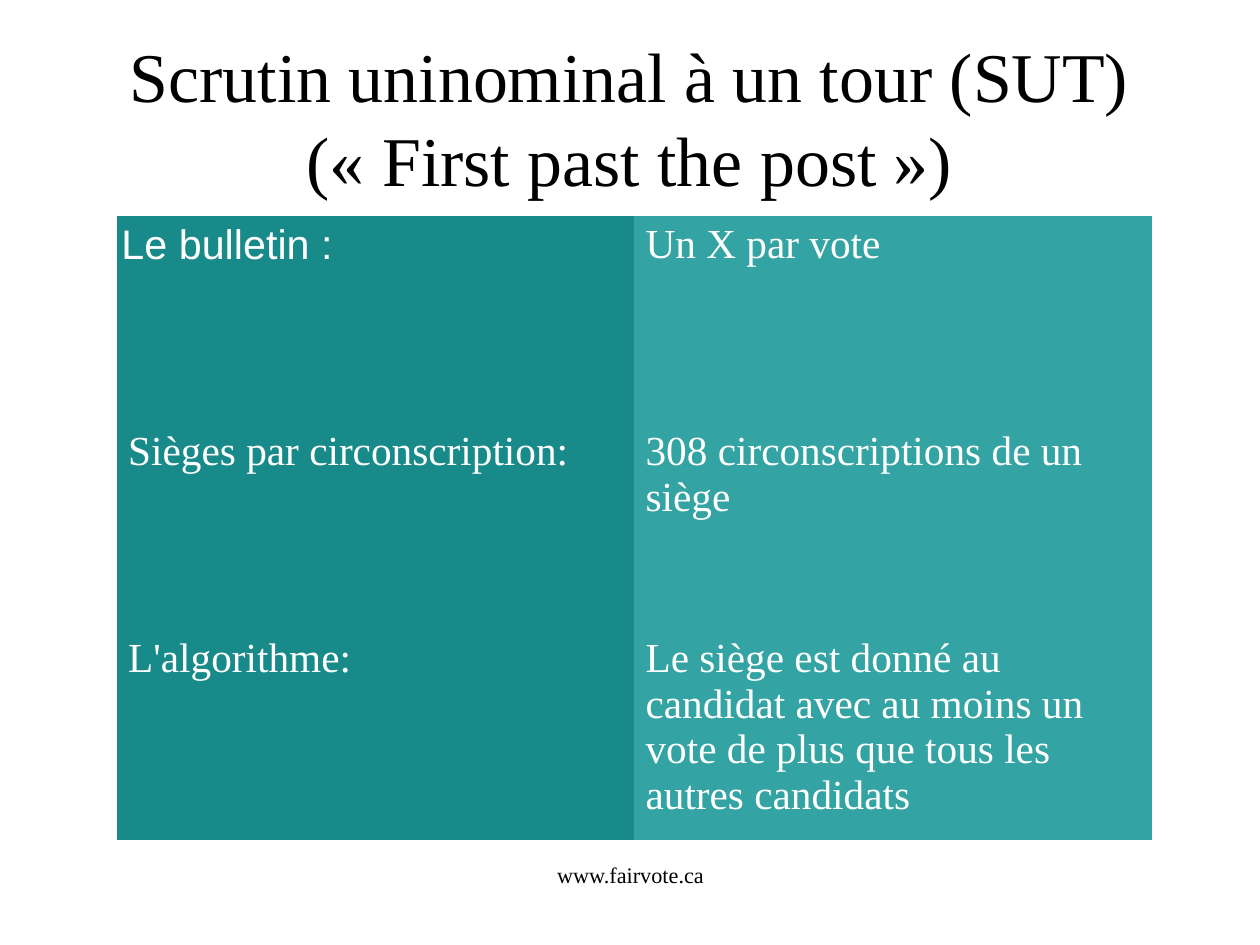
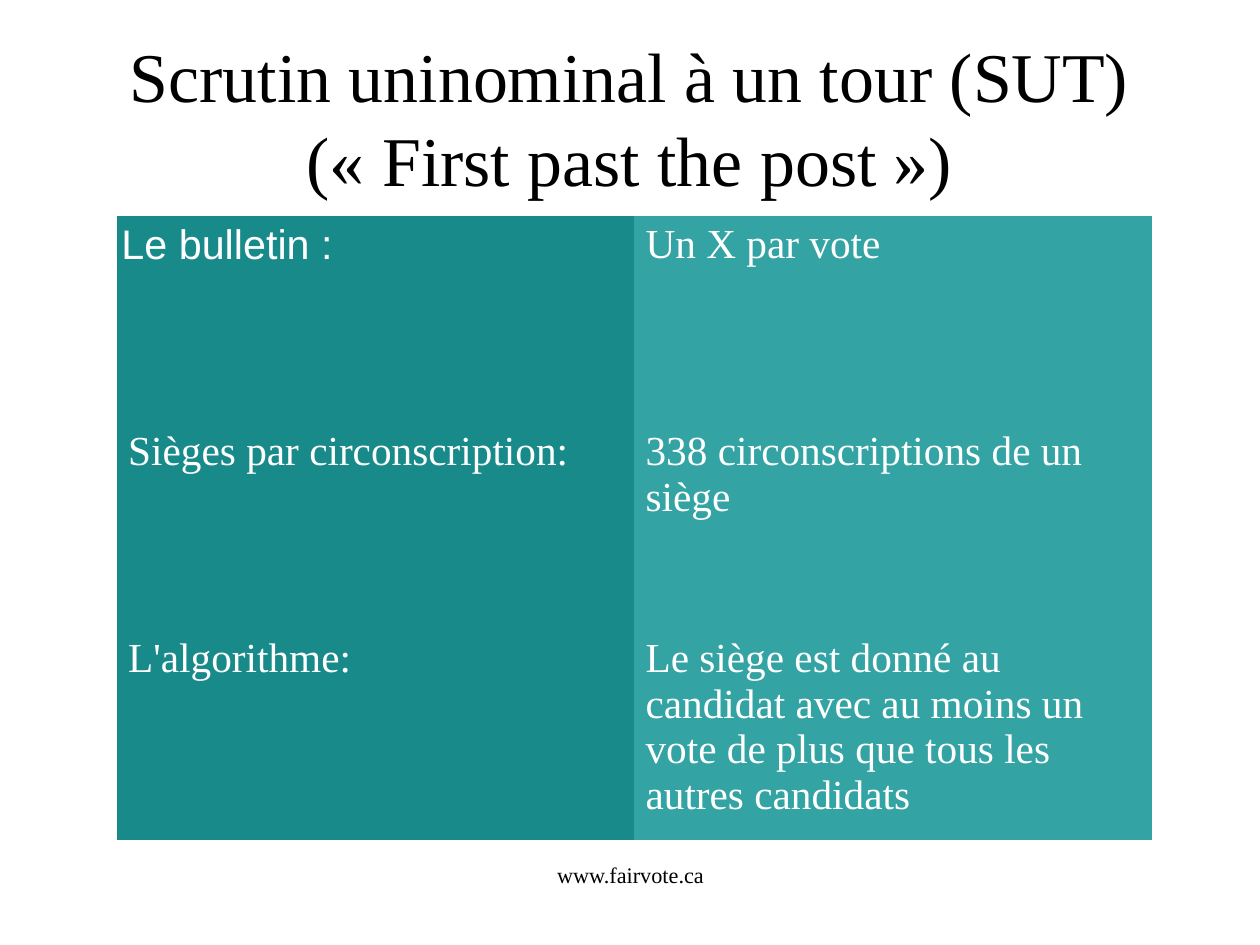
Before and after one commit to cyclingzealot/fvc_presentation, a slide deck: slide 6 of systèmesÉlectoraux.odp (slide 5 before the commit). Drawn at 1260x945 pixels with LibreOffice and Linux fonts; fonts in the diff are those of the drawing. Boxes give left, top, right and bottom in pixels: in the first picture for what was removed or moved away, otherwise in the second. Text is boxed around its words. In the diff, an @@ line names an element or a change of style, - is before the commit and + after.

```diff
--- a/systèmesÉlectoraux.odp
+++ b/systèmesÉlectoraux.odp
@@ table at [117, 216, 1153, 837] @@
-row 2, column 2: 308 circonscriptions de un siège
+row 2, column 2: 338 circonscriptions de un siège
```
Also in this commit, not shown: 1 other slide changed, 8 slides added, 2 other files.
